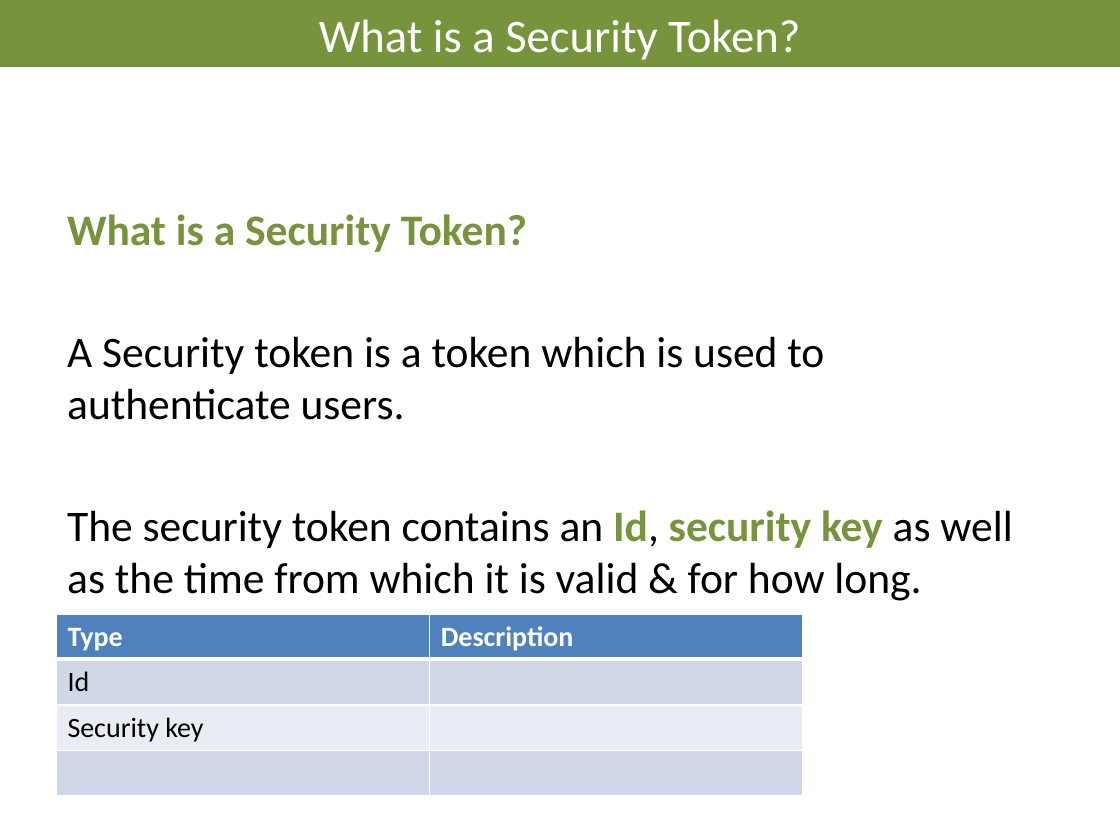
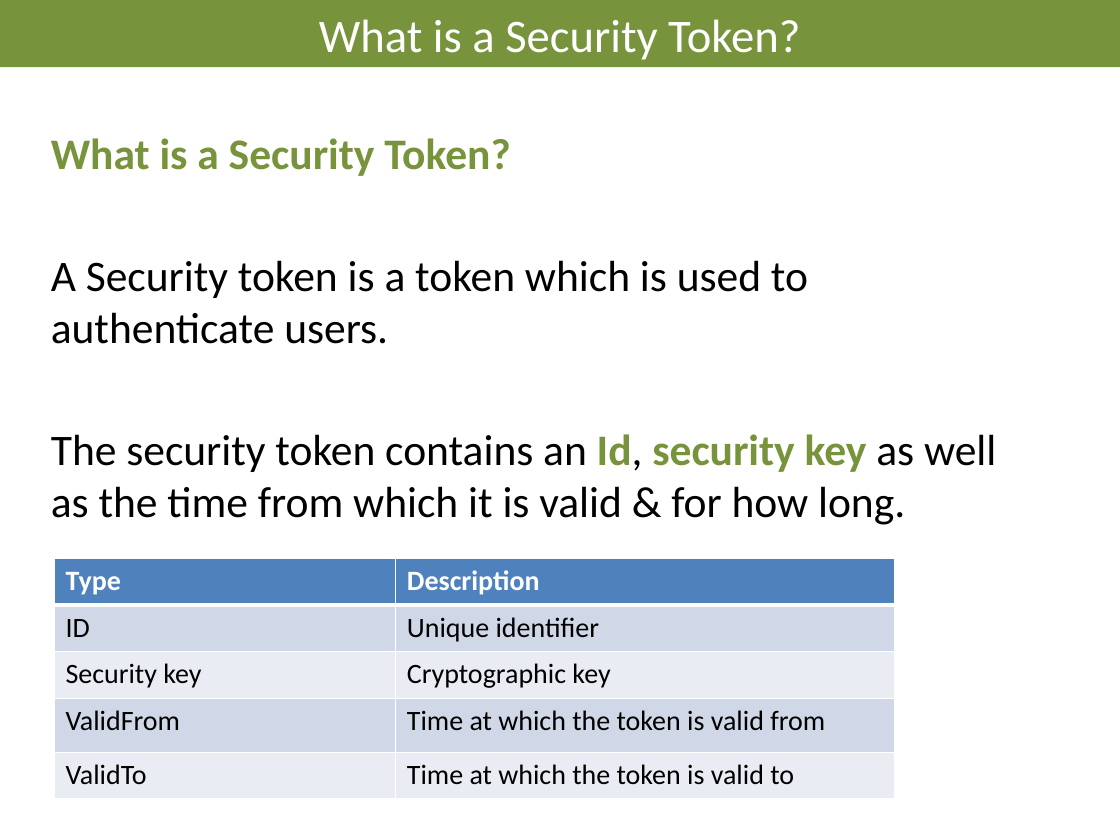
Before and after one commit to AndreasElffors/IdentityTemplate, a slide deck: slide 27 of Documents/Identity-Theory.pptx. Drawn at 1120x840 pixels with LibreOffice and Linux fonts; fonts in the diff are those of the drawing; background and template pictures are left out. Boxes give left, top, right and bottom in pixels: in the first picture for what was removed or moved away, otherwise in the second. Text is boxed around its words. In the diff, an @@ line names an element or a change of style, - is before the commit and + after.

```diff
--- a/Documents/Identity-Theory.pptx
+++ b/Documents/Identity-Theory.pptx
@@ text "What is a Security Token?": place and size @@
-text "What is a Security Token?" at box(67, 214, 1012, 601)
+text "What is a Security Token?" at box(51, 138, 996, 525)
@@ table at box(55, 559, 896, 800) @@
-row 2: Id | 
-row 3: Security key | 
-row 4:  | 
+row 2: ID | Unique identifier
+row 3: Security key | Cryptographic key
+row 4: ValidFrom | Time at which the token is valid from
+row 5: ValidTo | Time at which the token is valid to
@@ table: place and size @@
-table at box(56, 614, 802, 795)
+table at box(55, 559, 896, 800)
```
Also in this commit, not shown: 3 other files.
